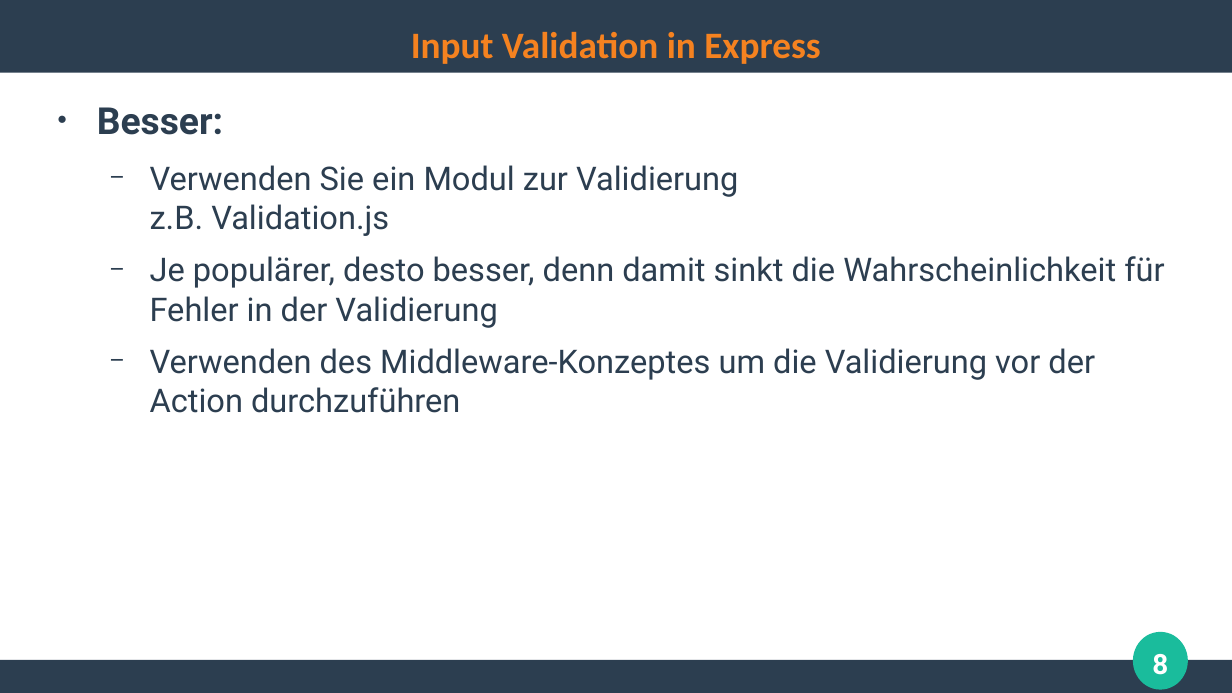
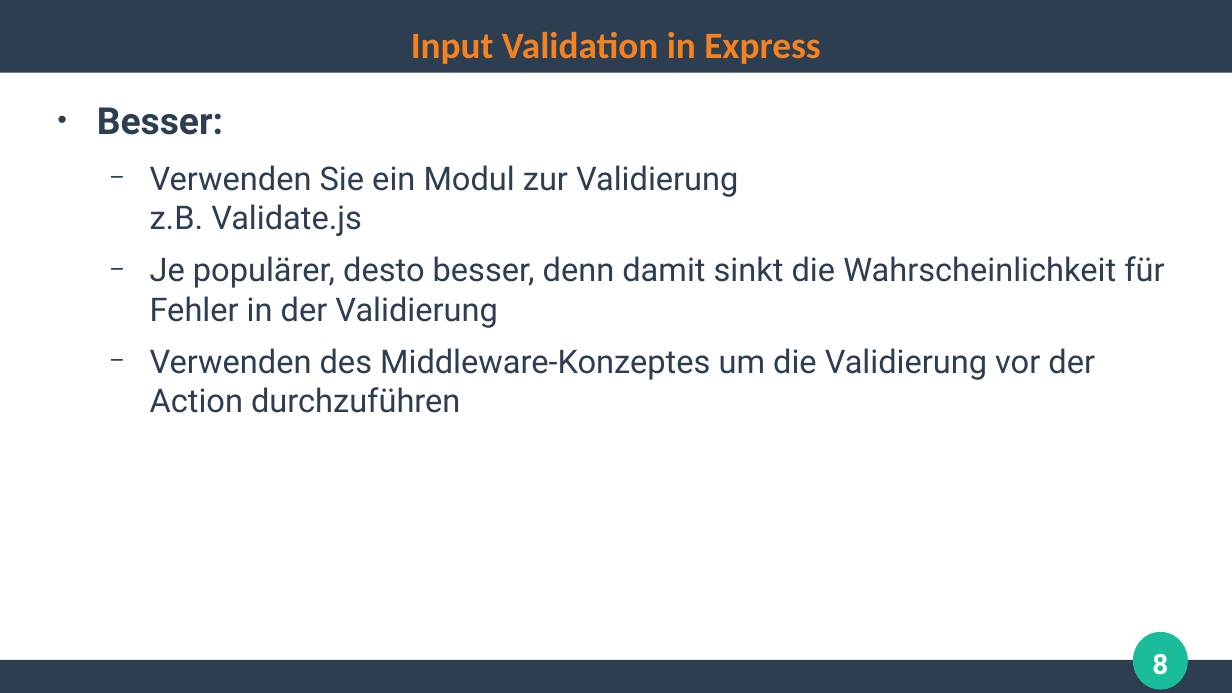
Before and after one commit to ghandmann/HS-AlbSig-WebAnwendungen2, a slide deck: slide 8 of Kapitel/06_WebSecurity.odp. Drawn at 1232x693 pixels with LibreOffice and Linux fonts; fonts in the diff are those of the drawing. Boxes give left, top, right and bottom in pixels: in the first picture for what was removed or moved away, otherwise in the second. Text is boxed around its words. In the diff, an @@ line names an element or a change of style, - is before the commit and + after.

```diff
--- a/Kapitel/06_WebSecurity.odp
+++ b/Kapitel/06_WebSecurity.odp
@@ text at (x1=150, y1=165, x2=738, y2=236): text changed @@
-  − Verwenden Sie ein Modul zur Validierung
-    z.B. Validation.js
+  − Verwenden Sie ein Modul zur Validierung
+    z.B. Validate.js
```
Also in this commit, not shown: 3 other slides changed.
